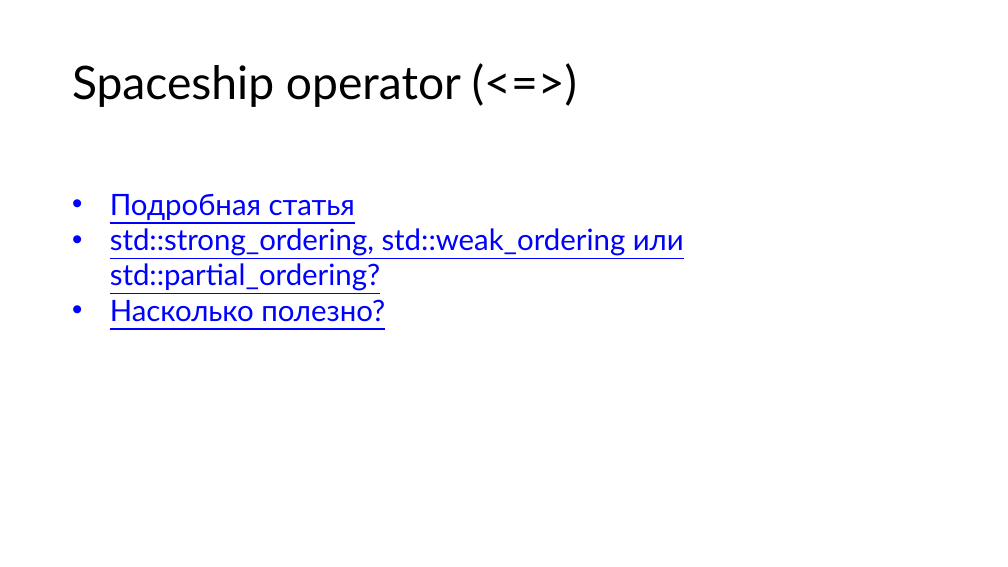
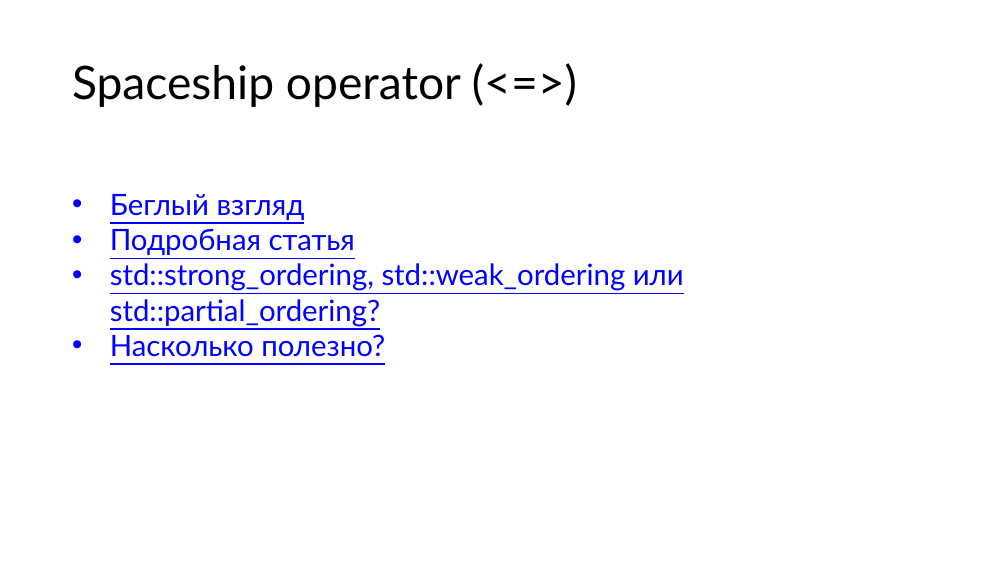
Before and after one commit to kostya2709/C_Plus_Plus_seminars, a slide deck: slide 6 of fall/sem_9_overload/presentations/Семинар_9.pptx. Drawn at 1008x567 pixels with LibreOffice and Linux fonts; fonts in the diff are those of the drawing. Boxes give left, top, right and bottom in pixels: in the first picture for what was removed or moved away, otherwise in the second. Text is boxed around its words. In the diff, an @@ line names an element or a change of style, - is before the commit and + after.

```diff
--- a/fall/sem_9_overload/presentations/Семинар_9.pptx
+++ b/fall/sem_9_overload/presentations/Семинар_9.pptx
@@ text at bbox=[110, 194, 305, 220]: paragraph added @@
+• Беглый взгляд
```
Also in this commit, not shown: 12 slides added, 25 other files.
